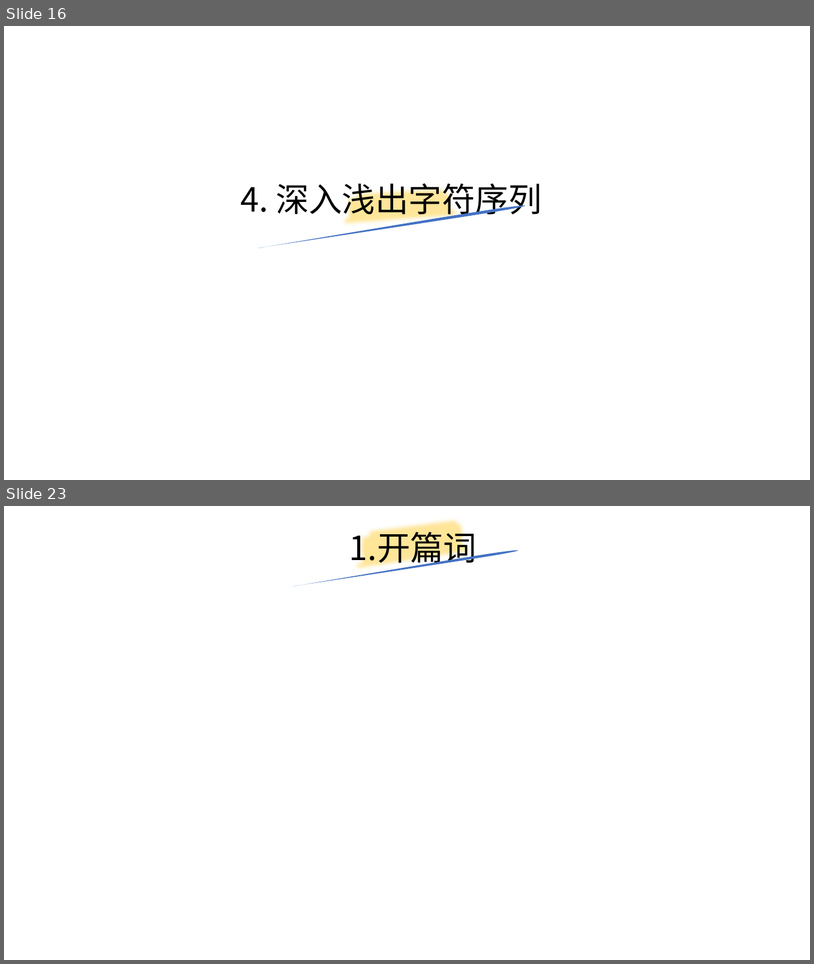
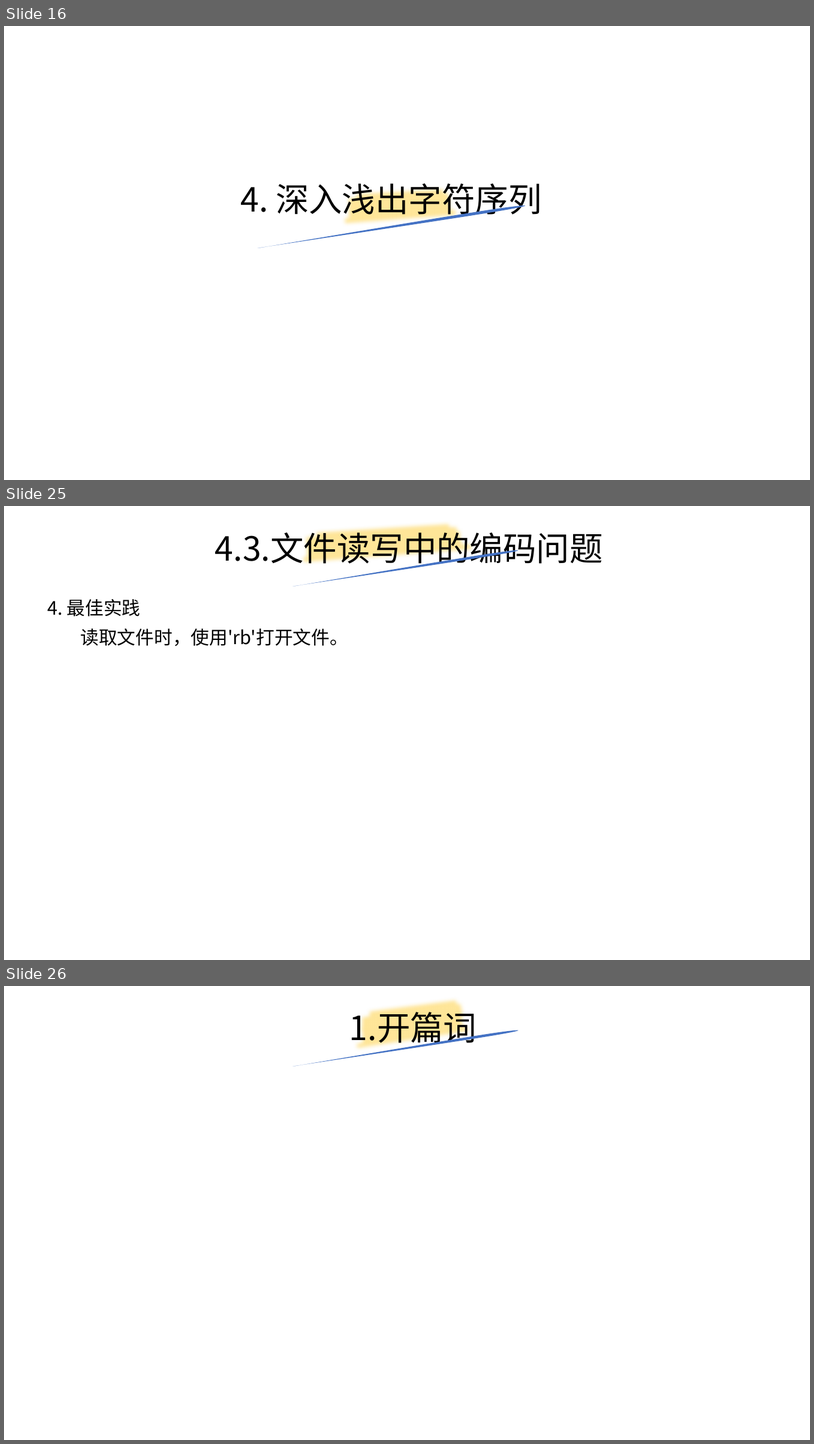
Before and after one commit to yiwenliu/CorePython, a slide deck: PPT/CorePython.pptx. Shown one above the other, each under a label of ours: slides 16 and 23 before the commit, slides 16, 25 and 26 after it; the slides between them are not shown. The pictures are 814x964 and 814x1444 pixels, drawn with LibreOffice and Linux fonts; fonts in the diff are those of the drawing. Boxes give left, top, right and bottom in pixels: in the first picture for what was removed or moved away, otherwise in the second. Text is boxed around its words. In the diff, an @@ line names an element or a change of style, - is before the commit and + after.

```diff
--- a/PPT/CorePython.pptx
+++ b/PPT/CorePython.pptx
@@ slide 25 added at [4,506,810,960], background #FFFFFF @@
@@ freeform shape added at [299,514,477,574], outline #FFE699 16 pt @@
@@ title added at [215,527,603,569], 39.6 pt, text #000000 @@
+4.3.文件读写中的编码问题
@@ freeform shape added at [292,549,519,586], fill #4472C4 @@
@@ text added at [47,599,348,646], 22 pt, text #000000 @@
+4. 最佳实践
+读取文件时，使用'rb'打开文件。
@@ what was slide 23 is now slide 26 @@
```
Also in this commit, not shown: 5 slides changed, 3 other slides added, 1 slide removed, 1 other file.
